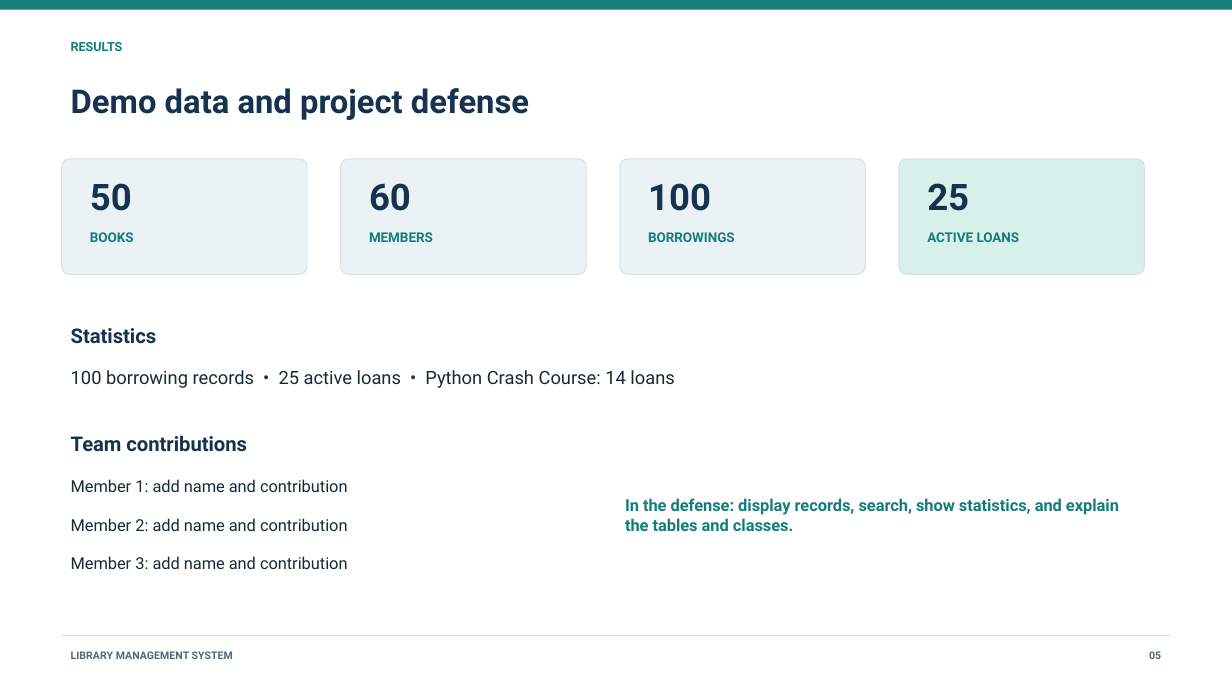
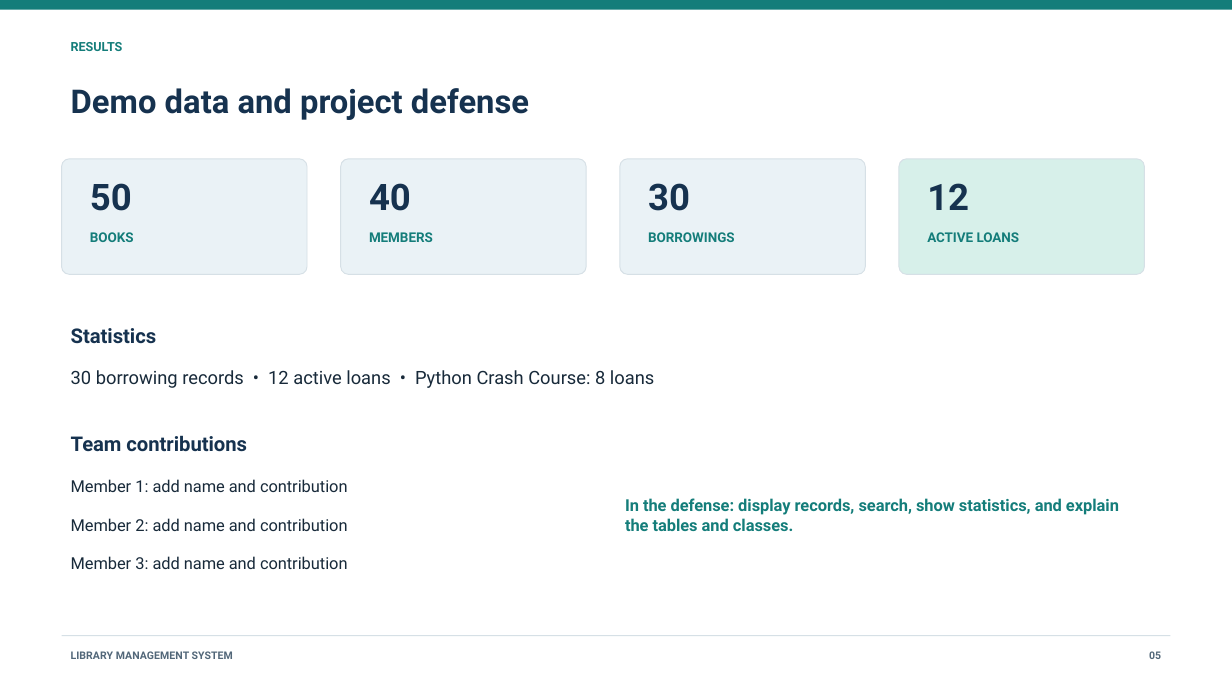
Before and after one commit to KuanyshAsker/PP2_Midterm_Project, a slide deck: slide 5 of ProjectPresentation.pptx. Drawn at 1232x693 pixels with LibreOffice and Linux fonts; fonts in the diff are those of the drawing. Boxes give left, top, right and bottom in pixels: in the first picture for what was removed or moved away, otherwise in the second. Text is boxed around its words. In the diff, an @@ line names an element or a change of style, - is before the commit and + after.

Commit message:
Reduce library demo dataset to course minimums

```diff
--- a/ProjectPresentation.pptx
+++ b/ProjectPresentation.pptx
@@ text at (369, 183, 411, 211): text changed @@
-60
+40
@@ text at (648, 183, 690, 211): text changed @@
-100
+30
@@ text at (927, 183, 969, 210): text changed @@
-25
+12
@@ text at (71, 370, 654, 388): text changed @@
-100 borrowing records • 25 active loans • Python Crash Course: 14 loans
+30 borrowing records • 12 active loans • Python Crash Course: 8 loans
```
Also in this commit, not shown: 6 other files.
